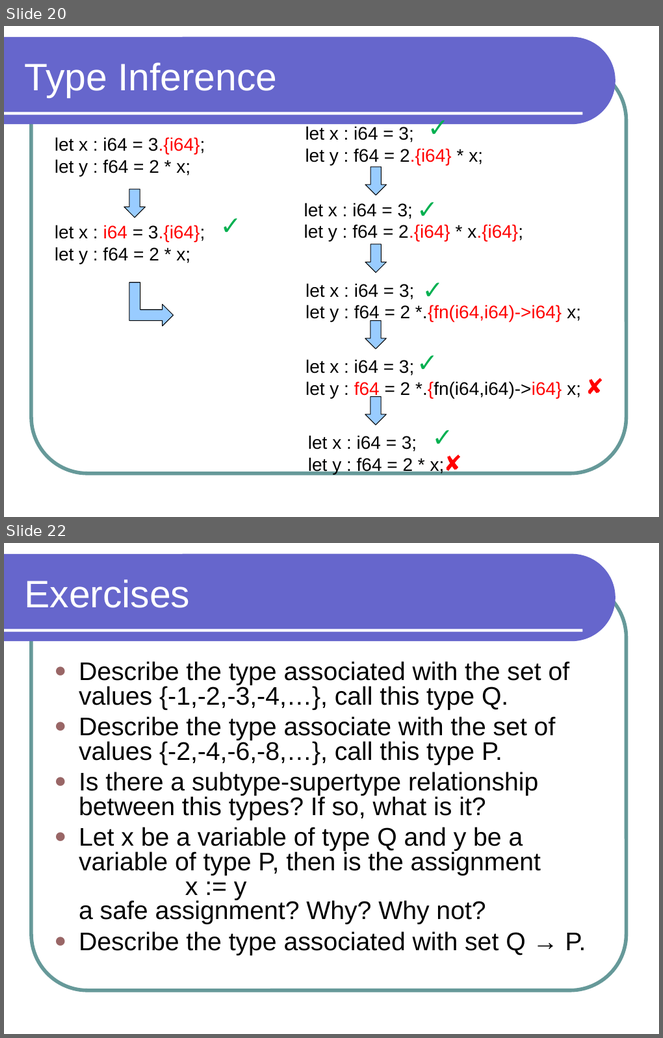
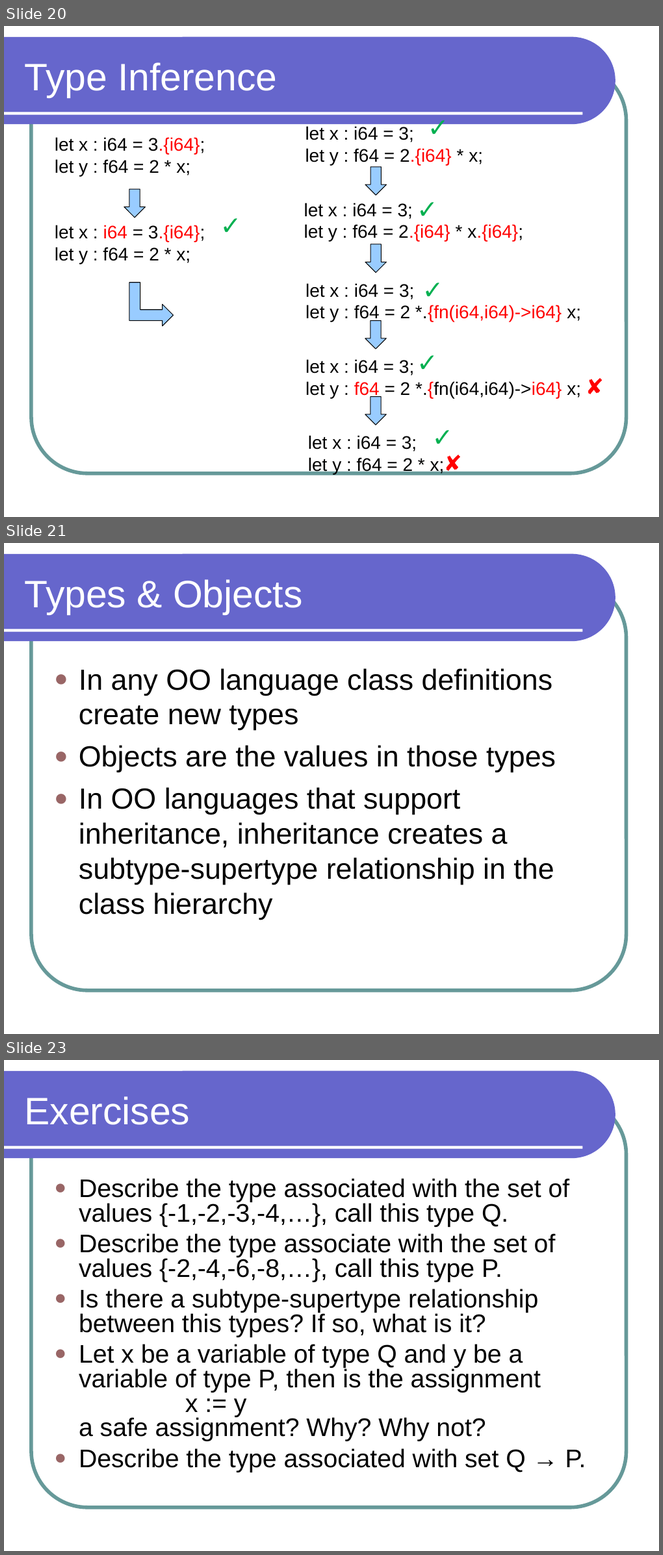
Before and after one commit to lutzhamel/CSC301, a slide deck: notes/csc301-ln003.ppt. Shown one above the other, each under a label of ours: slides 20 and 22 before the commit, slides 20, 21 and 23 after it; the slides between them are not shown. The pictures are 663x1038 and 663x1555 pixels, drawn with LibreOffice and Linux fonts; fonts in the diff are those of the drawing. Boxes give left, top, right and bottom in pixels: in the first picture for what was removed or moved away, otherwise in the second. Text is boxed around its words. In the diff, an @@ line names an element or a change of style, - is before the commit and + after.

```diff
--- a/notes/csc301-ln003.ppt
+++ b/notes/csc301-ln003.ppt
@@ slide 21 added at <box>4,543,659,1034</box>, background #FFFFFF; not listed: 3 template elements that a slide beside it also shows @@
@@ title added at <box>25,579,302,615</box>, 42 pt, text #FFFFFF @@
+Types & Objects
@@ text added at <box>79,668,556,920</box>, 32 pt, text #000000 @@
+● In any OO language class definitions create new types
+● Objects are the values in those types
+● In OO languages that support inheritance, inheritance creates a subtype-supertype relationship in the class hierarchy
@@ what was slide 22 is now slide 23 @@
```
Also in this commit, not shown: 3 slides changed, 3 other files.
